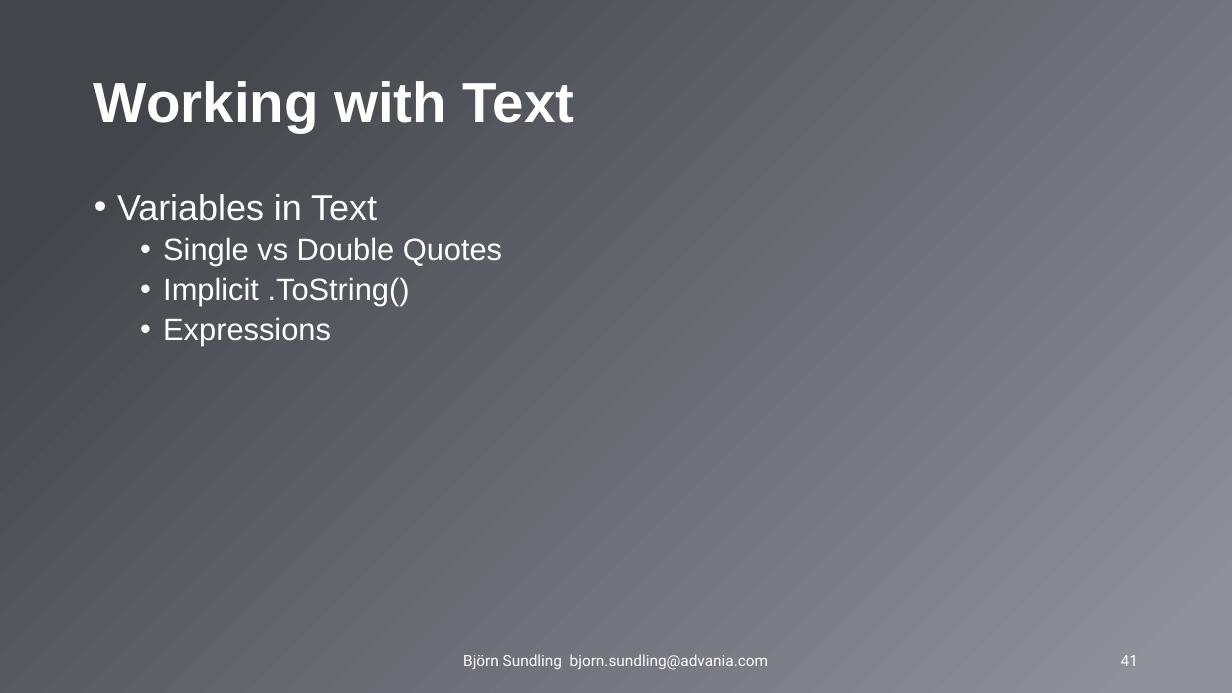
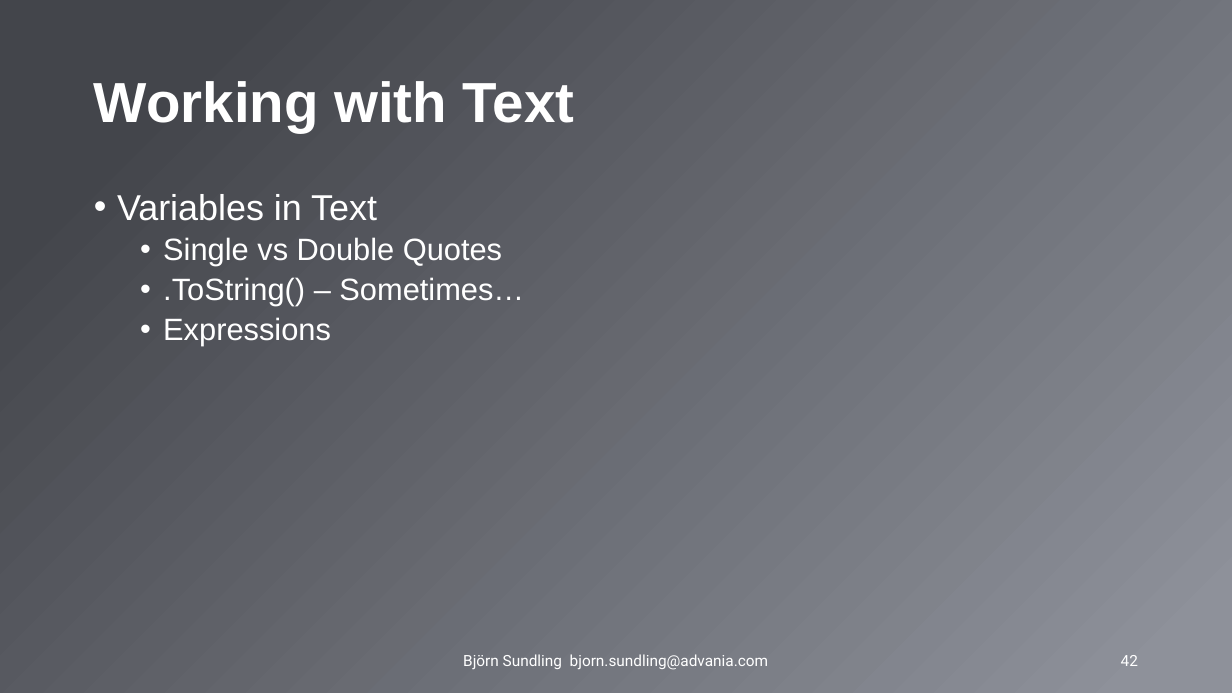
Before and after one commit to AdvaniaSE/PowerShellFundamentals, a slide deck: slide 42 of PowerShell Fundamentals.pptx (slide 41 before the commit). Drawn at 1232x693 pixels with LibreOffice and Linux fonts; fonts in the diff are those of the drawing; background and template pictures are left out. Boxes give left, top, right and bottom in pixels: in the first picture for what was removed or moved away, otherwise in the second. Text is boxed around its words. In the diff, an @@ line names an element or a change of style, - is before the commit and + after.

```diff
--- a/PowerShell Fundamentals.pptx
+++ b/PowerShell Fundamentals.pptx
@@ text at [163, 277, 524, 306]: text changed @@
-  • Implicit .ToString()
+  • .ToString() – Sometimes…
@@ page number at [1121, 655, 1138, 666]: text changed @@
-41
+42
```
Also in this commit, not shown: 4 other slides changed, 1 slide added.
